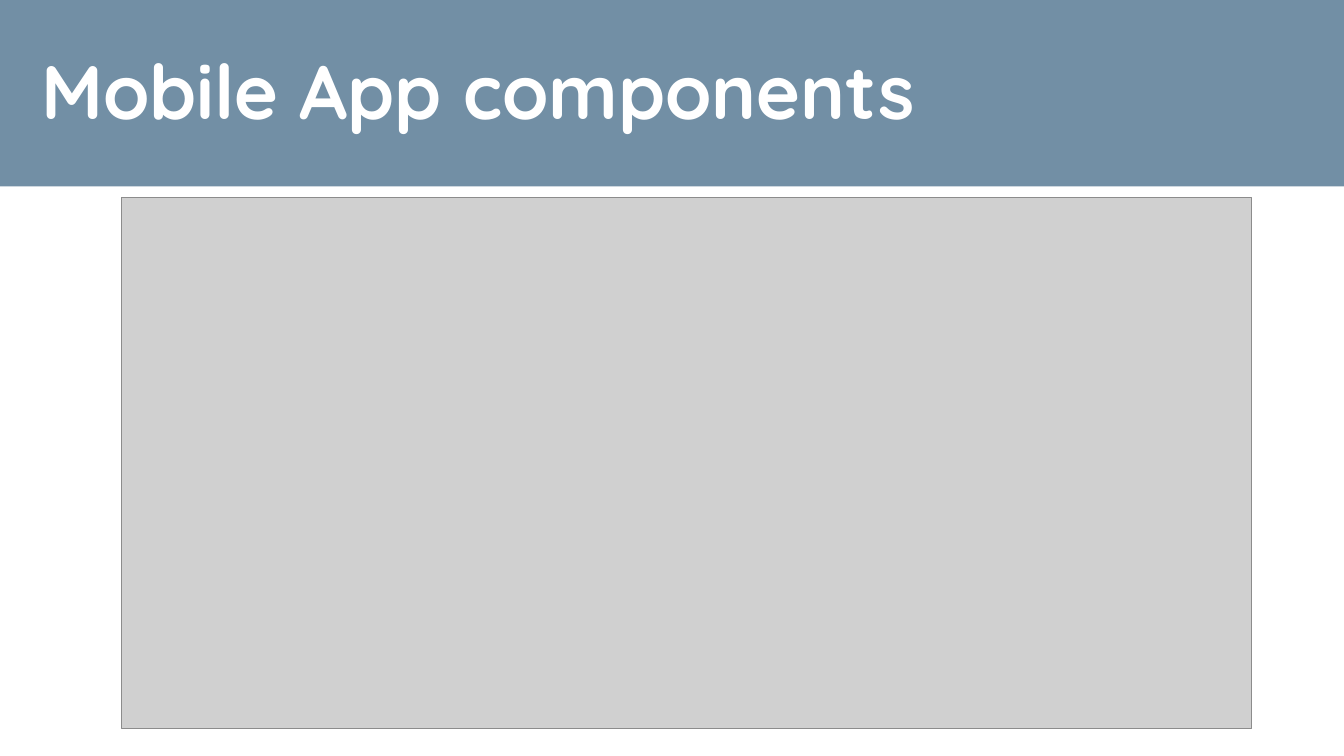
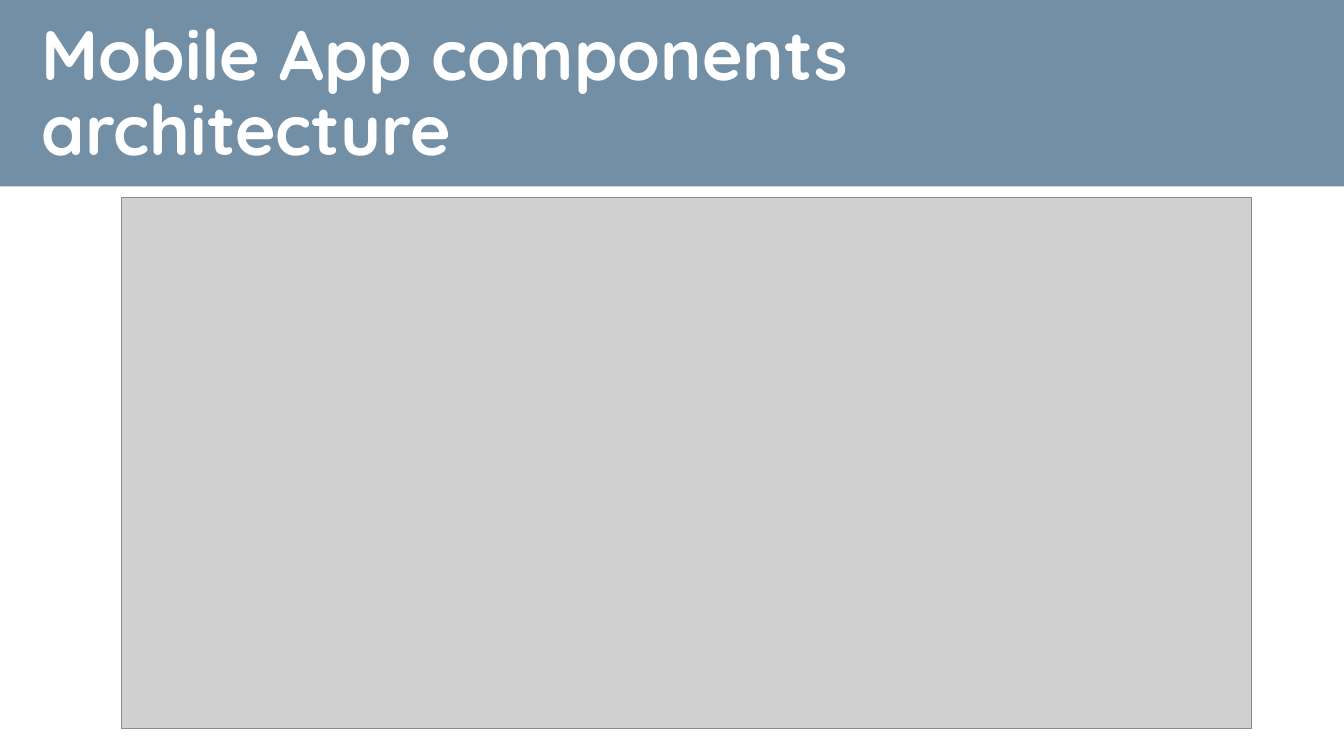
Before and after one commit to TiberioG/SoftwareEngineering2Polimi, a slide deck: slide 12 of Presentation1.pptx. Drawn at 1344x756 pixels with LibreOffice and Linux fonts; fonts in the diff are those of the drawing; grey boxes stand for pictures. Boxes give left, top, right and bottom in pixels: in the first picture for what was removed or moved away, otherwise in the second. Text is boxed around its words. In the diff, an @@ line names an element or a change of style, - is before the commit and + after.

```diff
--- a/Presentation1.pptx
+++ b/Presentation1.pptx
@@ text at (42, 28, 848, 156): text changed; size 54 to 50 pt @@
-Mobile App components
+Mobile App components architecture
```
Also in this commit, not shown: 3 other slides changed, 24 other files.
